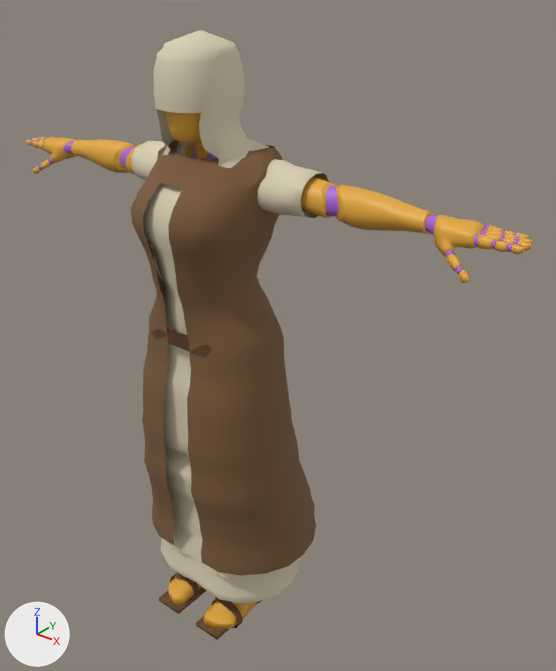
What one commit did to the glTF model assets/chars/char_f.glb.
Before and after are seen from a camera (50 mm lens) standing at (1.436, -1.499, 1.987) and looking at (0.111, 0.157, 0.96). Arrows for +X, +Y and +Z are at lower left; the lights stay in place. The first picture is the older version. Vertices at exactly the same position are counted once.

In view in the first picture: 'Mannequin_F', 'mantle', 'sandals', 'tunic_long', 'veil' and 1 more.
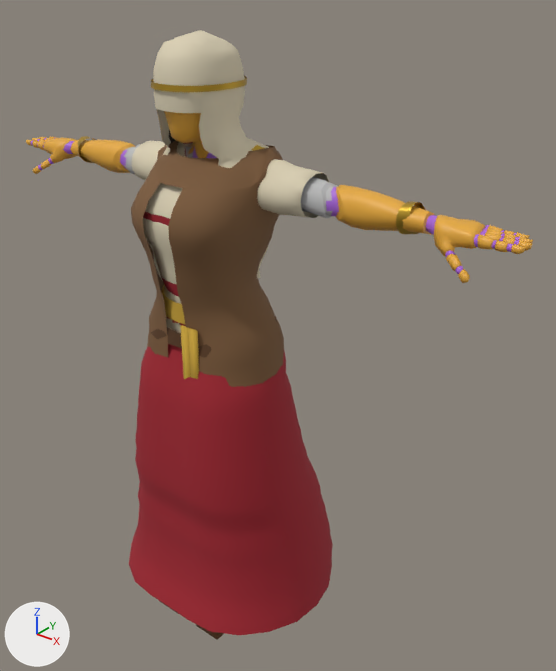
Changed parts and their boxes (x1, y1, x2, y2) in the pictures (556 x 671 px):
'dress', added (red)
    after: (129, 142, 333, 635)
'sash', added (yellow)
    after: (161, 286, 199, 379)
'circlet', added (yellow)
    after: (151, 76, 247, 92)
'bracelets', added
    after: (78, 136, 426, 234)
part 1 of me_mannequin_f, recoloured
    both: (185, 143, 193, 158)
part 2 of me_mannequin_f, recoloured
    both: (126, 144, 335, 219)
part 3 of me_mannequin_f, recoloured
    both: (124, 147, 334, 216)
'tunic_long', unchanged, covered by the edit
    before: (131, 141, 329, 603)
    after: (131, 141, 329, 333)

The change in detail:
Material 'under_body' (mat_under_body) is new.
Its base color is (0.505, 0.505, 0.505) (grey #bcbcbc).
Its roughness is 0.9.
Material 'under_arm' (mat_under_arm) is new.
Its base color is (0.505, 0.505, 0.505) (grey #bcbcbc).
Its roughness is 0.9.
Material 'under_thigh' (mat_under_thigh) is new.
Its base color is (0.505, 0.505, 0.505) (grey #bcbcbc).
Its roughness is 0.9.
Material 'under_calf' (mat_under_calf) is new.
Its base color is (0.505, 0.505, 0.505) (grey #bcbcbc).
Its roughness is 0.9.
Material 'under_chest' (mat_under_chest) is new.
Its base color is (0.505, 0.505, 0.505) (grey #bcbcbc).
Its roughness is 0.9.
Material 'sash' (mat_sash) is new.
Its base color is (0.592, 0.369, 0.0385) (yellow #caa437).
Its roughness is 0.9.
Material 'dress' (mat_dress) is new.
Its base color is (0.349, 0.0135, 0.0254) (red #9f1f2c).
Its roughness is 0.9.
Material 'gold' (mat_gold) is new.
Its base color is (0.592, 0.369, 0.0385) (yellow #caa437).
Its metallic is 0.8.
Its roughness is 0.35.
me_mannequin_f has 7424 vertices, 14612 faces and spans x -0.88..0.88, y -0.18..0.13, z 0.0..1.81.
me_mannequin_f is used by ob_mannequin_f; location (0.0, 0.0, 0.0).
me_mannequin_f part 1: 606 faces spanning x -0.16..0.16, y -0.16..0.12, z 1.31..1.53 switch from mat_m_main (orange #e7aa3a) to mat_under_chest (grey #bcbcbc).
me_mannequin_f part 2: 446 faces spanning x -0.37..0.37, y -0.01..0.11, z 1.4..1.51 switch from mat_m_main (orange #e7aa3a) to mat_under_arm (grey #bcbcbc).
me_mannequin_f part 3: 34 faces spanning x -0.39..0.39, y 0.03..0.11, z 1.41..1.49 switch from mat_m_joints (purple #aa66db) to mat_under_arm (grey #bcbcbc).
me_mannequin_f gains material mat_under_body (grey #bcbcbc).
me_mannequin_f gains material mat_under_thigh (grey #bcbcbc).
me_mannequin_f gains material mat_under_calf (grey #bcbcbc).
Mesh me_sash is new.
It has 64 vertices, 72 faces and spans x -0.168..0.168, y -0.161..0.122, z 0.782..1.142.
It uses material mat_sash (yellow #caa437).
Mesh me_dress is new.
It has 887 vertices, 1716 faces and spans x -0.368..0.368, y -0.267..0.341, z 0.114..1.544.
It uses material mat_dress (red #9f1f2c).
Mesh me_circlet is new.
It has 48 vertices, 48 faces and spans x -0.107..0.107, y -0.152..0.109, z 1.704..1.719.
It uses material mat_gold (yellow #caa437).
Mesh me_bracelets is new.
It has 96 vertices, 96 faces and spans x -0.6..0.6, y 0.012..0.113, z 1.402..1.486.
It uses material mat_gold (yellow #caa437).
Object 'sash' (ob_sash) is new; it shows me_sash.
Its location is (0.0, 0.0, 0.0).
Object 'dress' (ob_dress) is new; it shows me_dress.
Its location is (0.0, 0.0, 0.0).
Object 'circlet' (ob_circlet) is new; it shows me_circlet.
Its location is (0.0, 0.0, 0.0).
Object 'bracelets' (ob_bracelets) is new; it shows me_bracelets.
Its location is (0.0, 0.0, 0.0).
